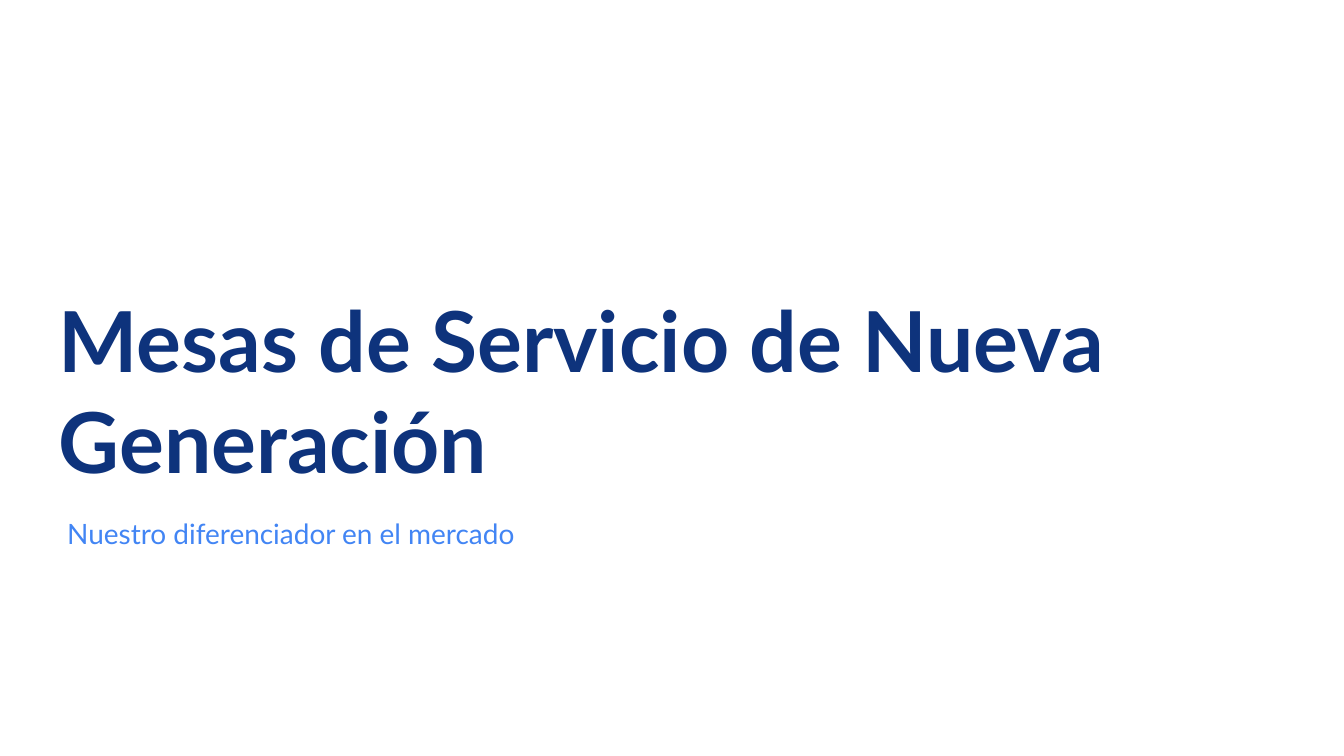
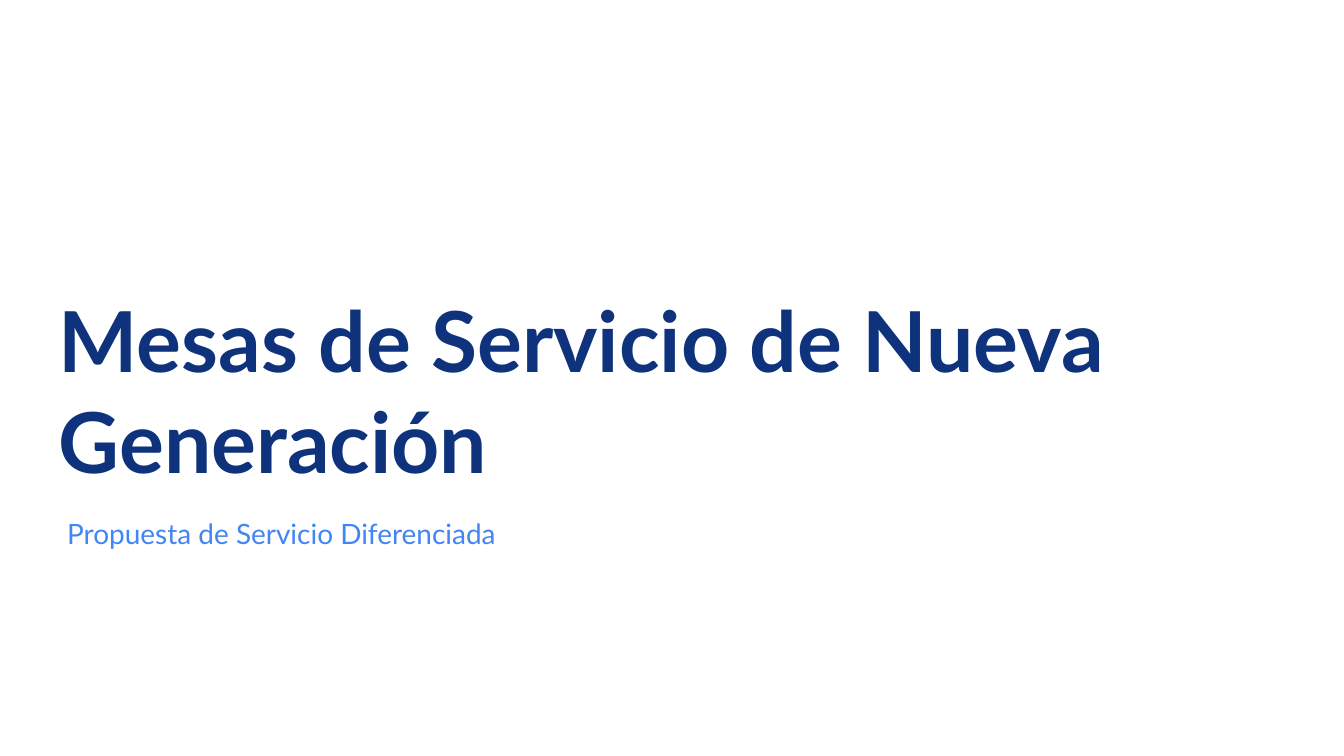
Before and after one commit to nataliazarthapersonalsoft/mesadeservicio-modernizacionaplicaciones, a slide deck: slide 24 of 01-Ideacion/01-benchmarking/Benchmarking Mesa de Servicio.pptx (slide 13 before the commit). Drawn at 1344x756 pixels with LibreOffice and Linux fonts; fonts in the diff are those of the drawing; background and template pictures are left out. Boxes give left, top, right and bottom in pixels: in the first picture for what was removed or moved away, otherwise in the second. Text is boxed around its words. In the diff, an @@ line names an element or a change of style, - is before the commit and + after.

Commit message:
subir ppts de estudio de mercado y plantillas

```diff
--- a/01-Ideacion/01-benchmarking/Benchmarking Mesa de Servicio.pptx
+++ b/01-Ideacion/01-benchmarking/Benchmarking Mesa de Servicio.pptx
@@ subtitle at [67, 523, 495, 549]: text changed @@
-Nuestro diferenciador en el mercado
+Propuesta de Servicio Diferenciada
```
Also in this commit, not shown: 13 other slides changed, 20 slides added, 1 slide removed, 10 other files.
